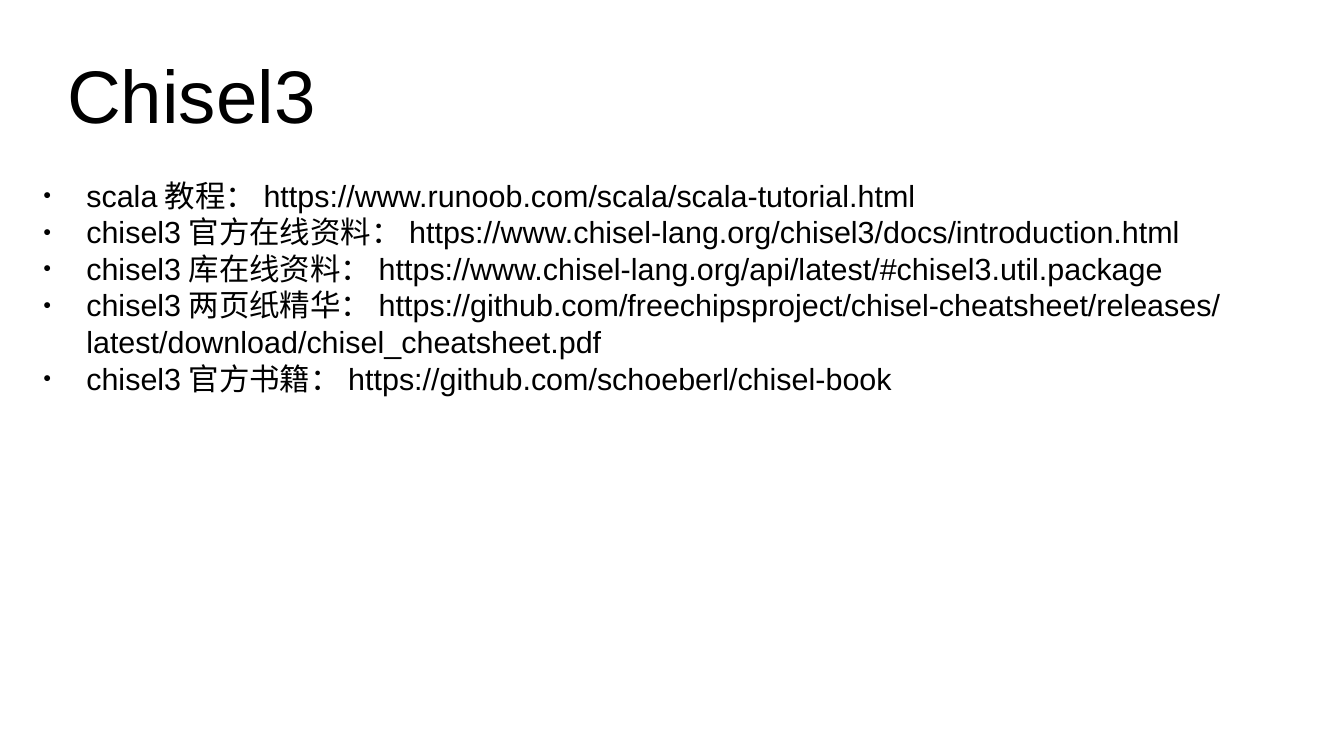
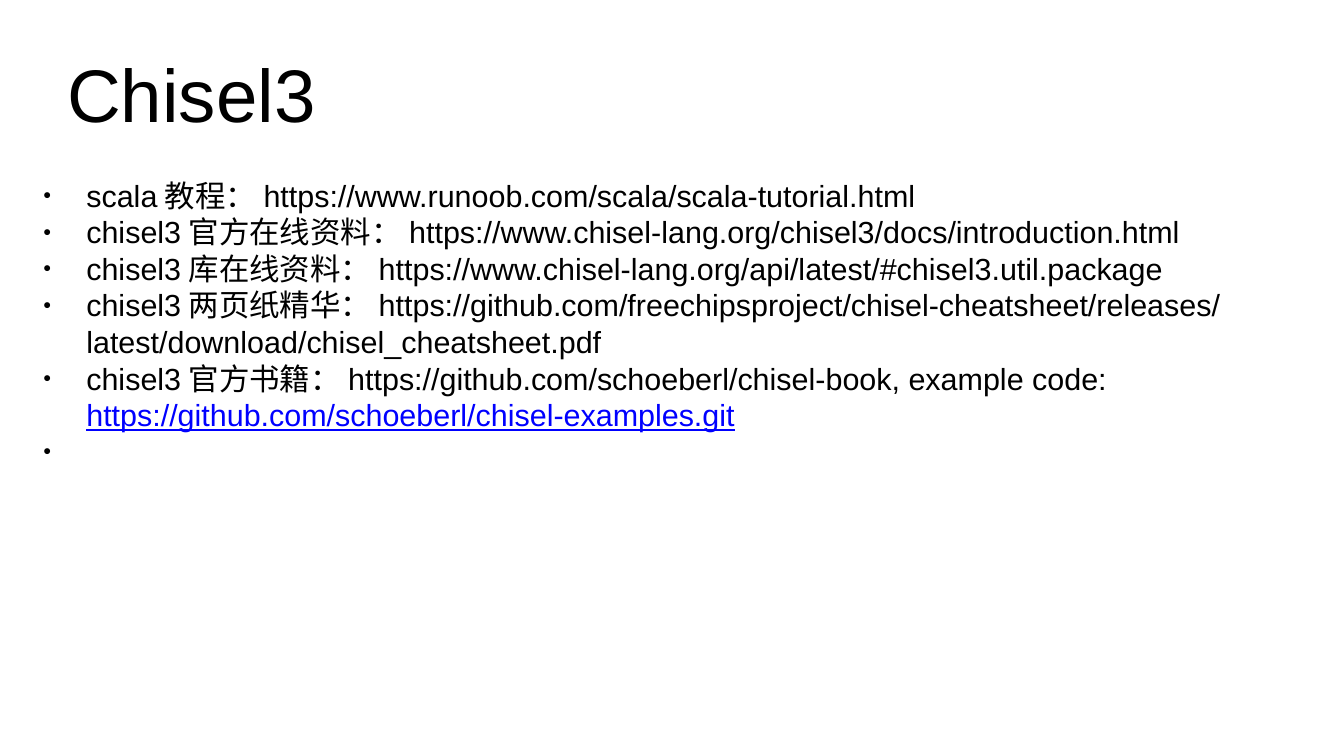
Before and after one commit to dongdeji/doc, a slide deck: slide 11 of RISCV相关分享.pptx. Drawn at 1344x756 pixels with LibreOffice and Linux fonts; fonts in the diff are those of the drawing. Boxes give left, top, right and bottom in pixels: in the first picture for what was removed or moved away, otherwise in the second. Text is boxed around its words. In the diff, an @@ line names an element or a change of style, - is before the commit and + after.

```diff
--- a/RISCV相关分享.pptx
+++ b/RISCV相关分享.pptx
@@ text at (86,368,1107,432): text changed @@
-● chisel3官方书籍：https://github.com/schoeberl/chisel-book
+● chisel3官方书籍：https://github.com/schoeberl/chisel-book, example code: https://github.com/schoeberl/chisel-examples.git
```
Also in this commit, not shown: 49 other files.
